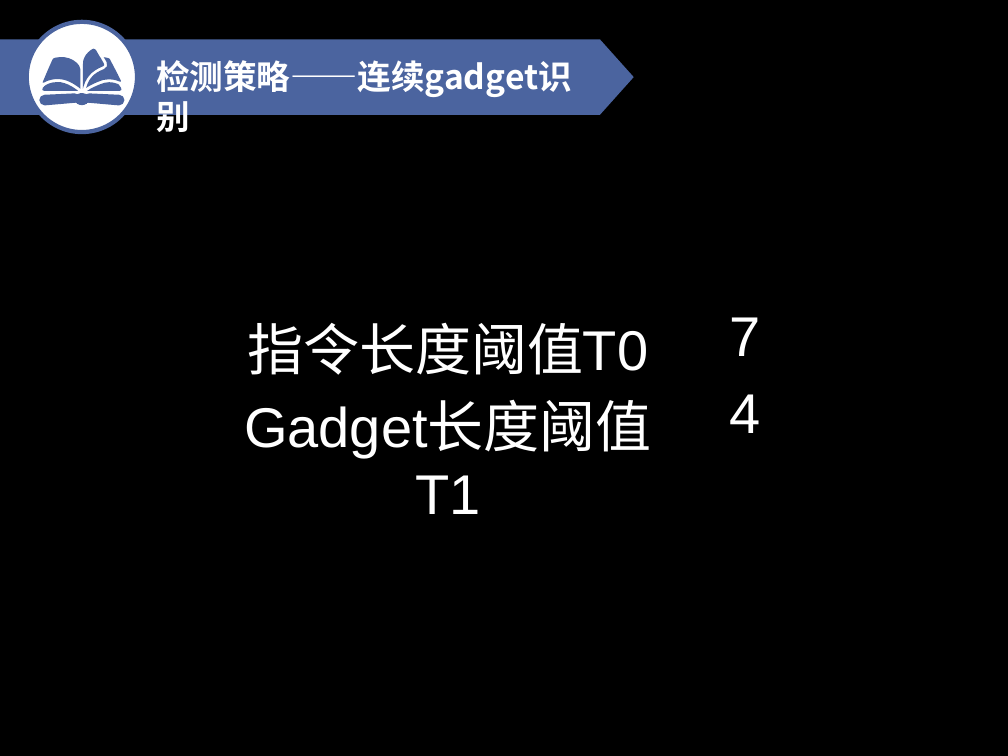
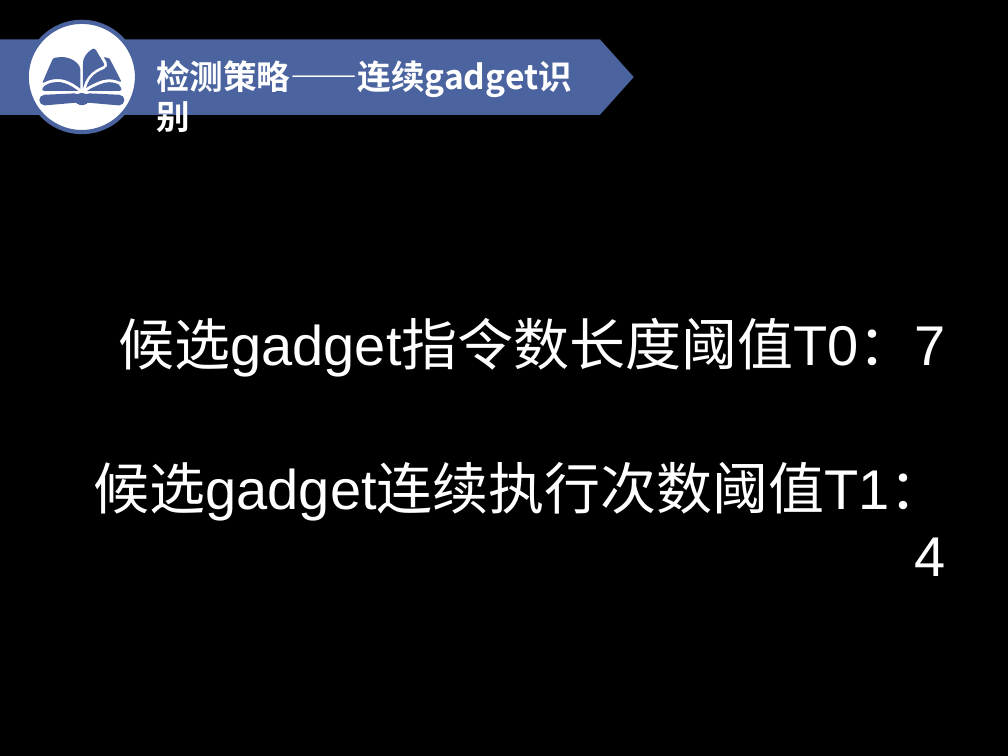
Before and after one commit to TaQini/XOP, a slide deck: slide 14 of 大便.pptx. Drawn at 1008x756 pixels with LibreOffice and Linux fonts; fonts in the diff are those of the drawing. Boxes give left, top, right and bottom in pixels: in the first picture for what was removed or moved away, otherwise in the second. Text is boxed around its words. In the diff, an @@ line names an element or a change of style, - is before the commit and + after.

```diff
--- a/大便.pptx
+++ b/大便.pptx
@@ table at (x1=52, y1=295, x2=956, y2=580) @@
-column 1: 指令长度阈值T0 | Gadget长度阈值T1
-column 2: 7 | 4
+column 1: 候选gadget指令数长度阈值T0：7 | 候选gadget连续执行次数阈值T1：4
@@ table resized from (x1=202, y1=300, x2=795, y2=455) to (x1=52, y1=295, x2=956, y2=580) @@
```
Also in this commit, not shown: 36 other slides changed, 2 slides added, 3 other files.
